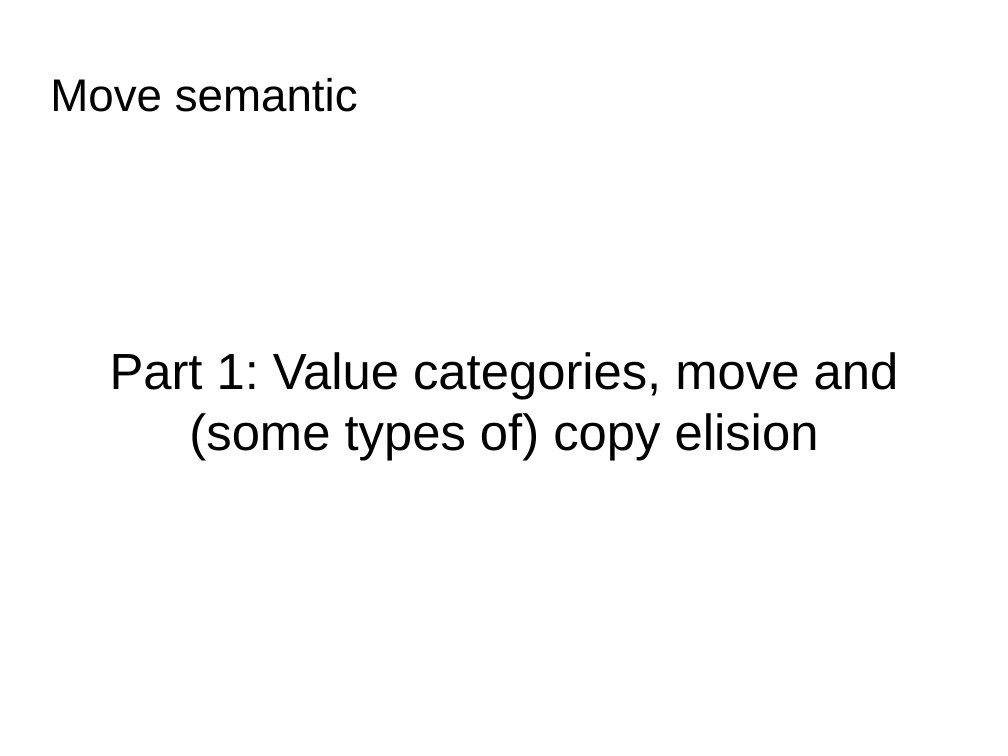
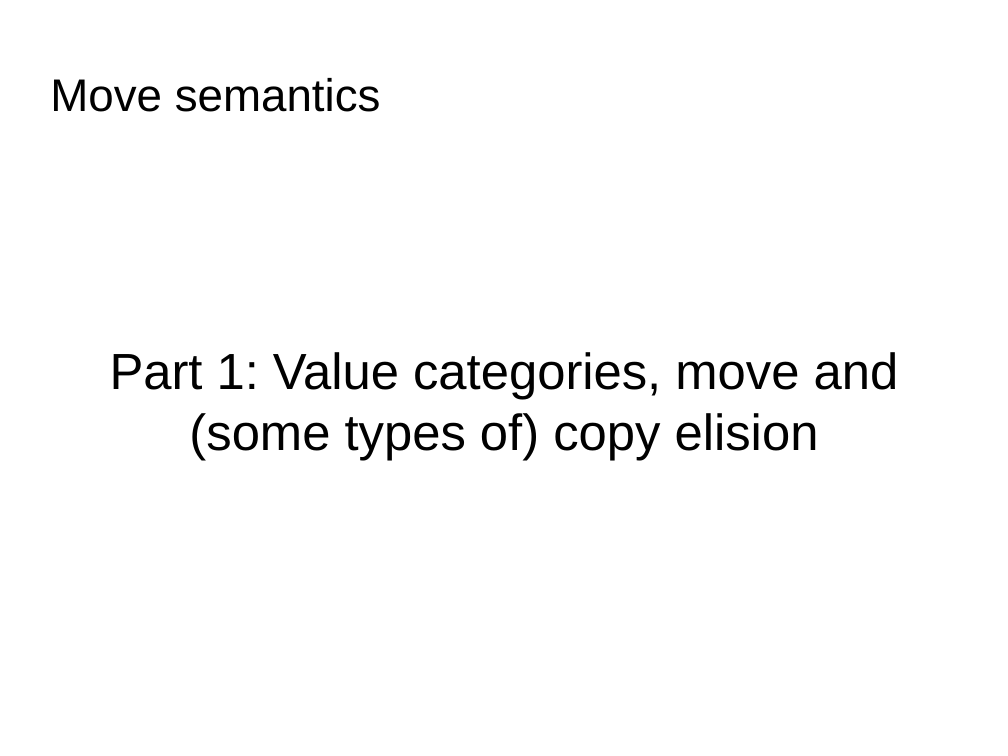
Before and after one commit to FranckRJ/CPP-trainings, a slide deck: slide 1 of traning-move.odp. Drawn at 1008x756 pixels with LibreOffice and Linux fonts; fonts in the diff are those of the drawing; background and template pictures are left out. Boxes give left, top, right and bottom in pixels: in the first picture for what was removed or moved away, otherwise in the second. Text is boxed around its words. In the diff, an @@ line names an element or a change of style, - is before the commit and + after.

```diff
--- a/traning-move.odp
+++ b/traning-move.odp
@@ title at bbox=[50, 78, 381, 112]: text changed @@
-Move semantic
+Move semantics
```
Also in this commit, not shown: 8 other slides changed, 1 other file.
